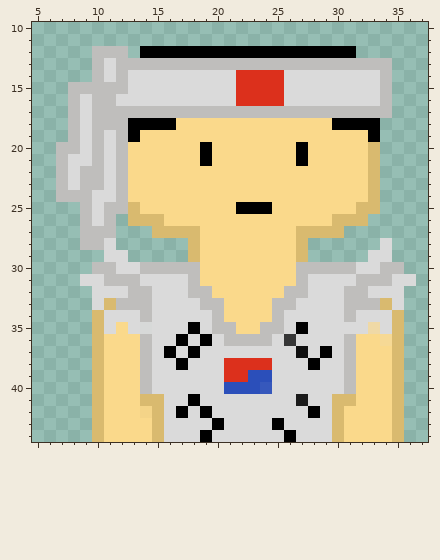
A pixel-art sprite gets an edit: assets/finished presidents/Pacific Islands.png. This is how it looked before the edit.
The file is 450x450 pixels, drawn in blocks of 10x10; one block is one cell here. Pixels under 10% opacity are left out. Colours within 5 levels of each other are drawn and written as one. Shown: x 5..37, y 10..44.
And afterwards:
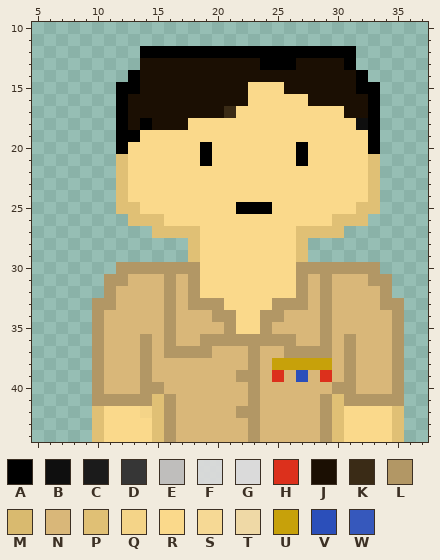
Palette (. is transparent): A #000000  B #0f0f0f  C #1b1b1b  D #363636  E #bfbebc  F #dadadaf3  G #dadada  H #dc301c  J #1b0f03  K #3a2b16  L #b29765  M #d9ba6f  N #d9b779  P #e0c075  Q #f4d488  R #fad98b  S #f6d995  T #efd9a6  U #c7a10a  V #2b4fba  W #3658bc
The edit:
@@ x 5..37 @@
 11 .................................
-12 .....EEE.AAAAAAAAAAAAAAAAAA......
-13 .....EGEEEEEEEEEEEEEEEEEEEEEEE...
-14 .....EGEGGGGGGGGGHHHHGGGGGGGGE...
-15 ...EEEEEGGGGGGGGGHHHHGGGGGGGGE...
-16 ...EGEEGGGGGGGGGGHHHHGGGGGGGGE...
-17 ...EGEEEEEEEEEEEEEEEEEEEEEEEEE...
-18 ...EGEEEAAAARRRRRRRRRRRRRAAAA....
-19 ...EGEGEARRRRRRRRRRRRRRRRRRRA....
-20 ..EEGEGERRRRRRARRRRRRRARRRRRM....
-21 ..EGGEGERRRRRRARRRRRRRARRRRRM....
-22 ..EGEEGERRRRRRRRRRRRRRRRRRRRM....
-23 ..EGEEGERRRRRRRRRRRRRRRRRRRRM....
-24 ..EEEGGERRRRRRRRRRRRRRRRRRRRM....
-25 ....EGEEMRRRRRRRRAAARRRRRRRMM....
-26 ....EGE.MMMRRRRRRRRRRRRRRMMM.....
-27 ....EEE...MMMMRRRRRRRRMMMM.......
-28 ....EEG......MRRRRRRRRM......G...
-29 ......GG.....MRRRRRRRRM.....GG...
-30 .....EEGGEEEEERRRRRRRREEEEEGGEE..
-31 ....GGEEEGGGGERRRRRRRREGGGGEEEGG.
-32 .....GGGEEGGGEERRRRRREEGGGEEGGG..
-33 .....GMEEEGGGGEERRRREEGGGGEEEMG..
-34 .....MGGGEGGGGGERRRREGGGGGEGGGM..
-35 .....MGRGFGGGAGEERREEGAGGGGGTGM..
-36 .....MRRREGGAGAGEEEEGDGGGGERRSM..
-37 .....MRRREGAGAGGGGGGGGBGAGERRRM..
-38 .....MRRREGGAGGGHHHHGGGAGGERRRM..
-39 .....MRRREGGGGGGHHVVGGGGGGERRRM..
-40 .....MRRREGGGGGGVVVWGGGGGGERRRM..
-41 .....MRRRMMGGAGGGGGGGGCGGMMRRRM..
-42 .....MRRRQMGAGAGGGGGGGGAGMRRRRM..
-43 .....MRRRRMGGGGAGGGGAGGGGMRRRRM..
-44 .....MRRRRMGGGAGGGGGGAGGGMRRRRM..
+12 .........AAAAAAAAAAAAAAAAAA......
+13 .........JJJJJJJJJJAAAJJJJA......
+14 ........AJJJJJJJJJJJJJJJJJJA.....
+15 .......AAJJJJJJJJJRRRJJJJJJAA....
+16 .......AJJJJJJJJJJRRRRRJJJJJA....
+17 .......AJJJJJJJJKRRRRRRRRRJJA....
+18 .......AJAJJJRRRRRRRRRRRRRRBA....
+19 .......AARRRRRRRRRRRRRRRRRRRA....
+20 .......ARRRRRRARRRRRRRARRRRRA....
+21 .......PRRRRRRARRRRRRRARRRRRP....
+22 .......PRRRRRRRRRRRRRRRRRRRRP....
+23 .......PRRRRRRRRRRRRRRRRRRRRP....
+24 .......PRRRRRRRRRRRRRRRRRRRRP....
+25 .......PPRRRRRRRRAAARRRRRRRPP....
+26 ........PPPRRRRRRRRRRRRRRPPP.....
+27 ..........PPPPRRRRRRRRPPPP.......
+28 .............PRRRRRRRRP..........
+29 .............PRRRRRRRRP..........
+30 .......LLLLLLLRRRRRRRRLLLLLLL....
+31 ......LLNNNLNLRRRRRRRRLNLNNNLL...
+32 ......LNNNNLNLRRRRRRRRLNLNNNNL...
+33 .....LLNNNNLNLLLRRRRLLLNLNNNNLL..
+34 .....LNNNNNLNNNLLRRLLNNNLNNNNNL..
+35 .....LNNNNNLNNNNLRRLNNNNLNNNNNL..
+36 .....LNNNLNLNNLLLLLLLLNNLNLNNNL..
+37 .....LNNNLNLLLLNNNLNNLLLLNLNNNL..
+38 .....LNNNLNNNNNNNNLNUUUUUNLNNNL..
+39 .....LNNNLNNNNNNNLLNHNVNHNLNNNL..
+40 .....LNNNLLNNNNNNNLNNNNNNLLNNNL..
+41 .....LLLLLPLNNNNNNLNNNNNLPLLLLL..
+42 .....PRRRQPLNNNNNLLNNNNNLPRRRRP..
+43 .....PRRRRPLNNNNNNLNNNNNLPRRRRP..
+44 .....PRRRRPLNNNNNNLNNNNNLPRRRRP..
Changed places in both pictures, as pixel boxes (x1, y1, x2, y2):
changed: (56, 46, 416, 442)
